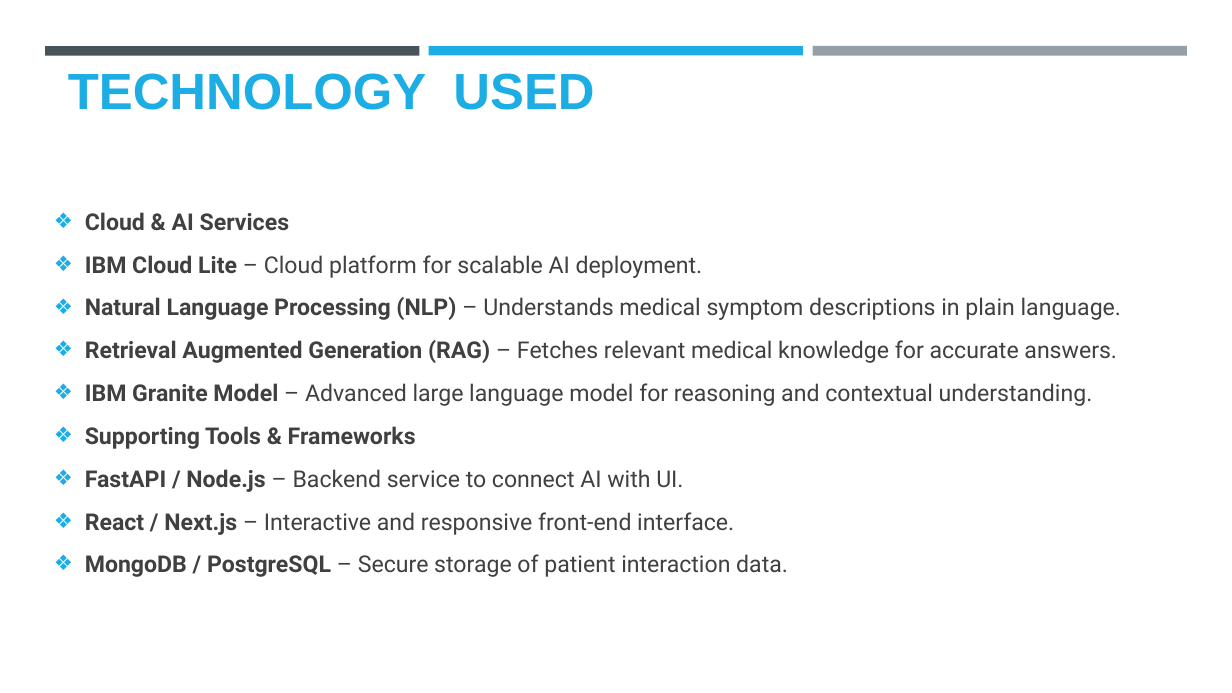
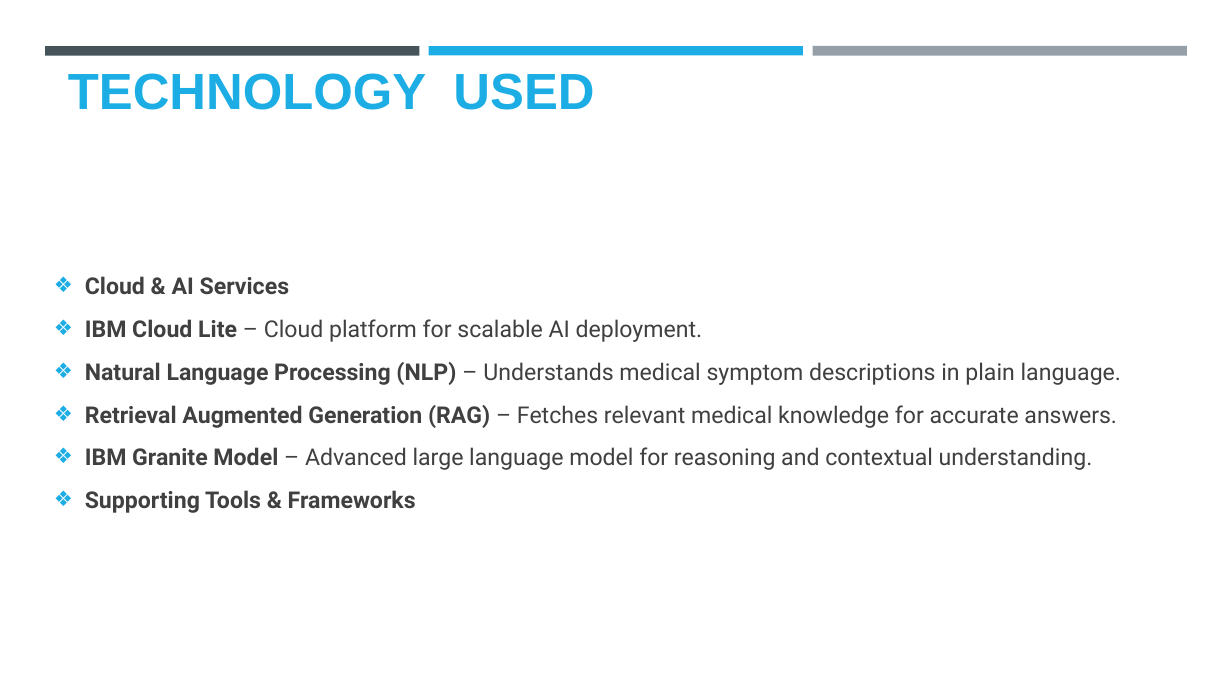
Before and after one commit to DikoleArti/Agentic-AI-Health-Symptom-Checker, a slide deck: slide 4 of Agentic AI Health Symptom Checker.pptx. Drawn at 1232x693 pixels with LibreOffice and Linux fonts; fonts in the diff are those of the drawing; background and template pictures are left out. Boxes give left, top, right and bottom in pixels: in the first picture for what was removed or moved away, otherwise in the second. Text is boxed around its words. In the diff, an @@ line names an element or a change of style, - is before the commit and + after.

```diff
--- a/Agentic AI Health Symptom Checker.pptx
+++ b/Agentic AI Health Symptom Checker.pptx
@@ text at (85, 469, 788, 577): paragraphs removed @@
-❖ FastAPI / Node.js – Backend service to connect AI with UI.
-❖ React / Next.js – Interactive and responsive front-end interface.
-❖ MongoDB / PostgreSQL – Secure storage of patient interaction data.
```
Also in this commit, not shown: 7 other slides changed, 1 slide added.
